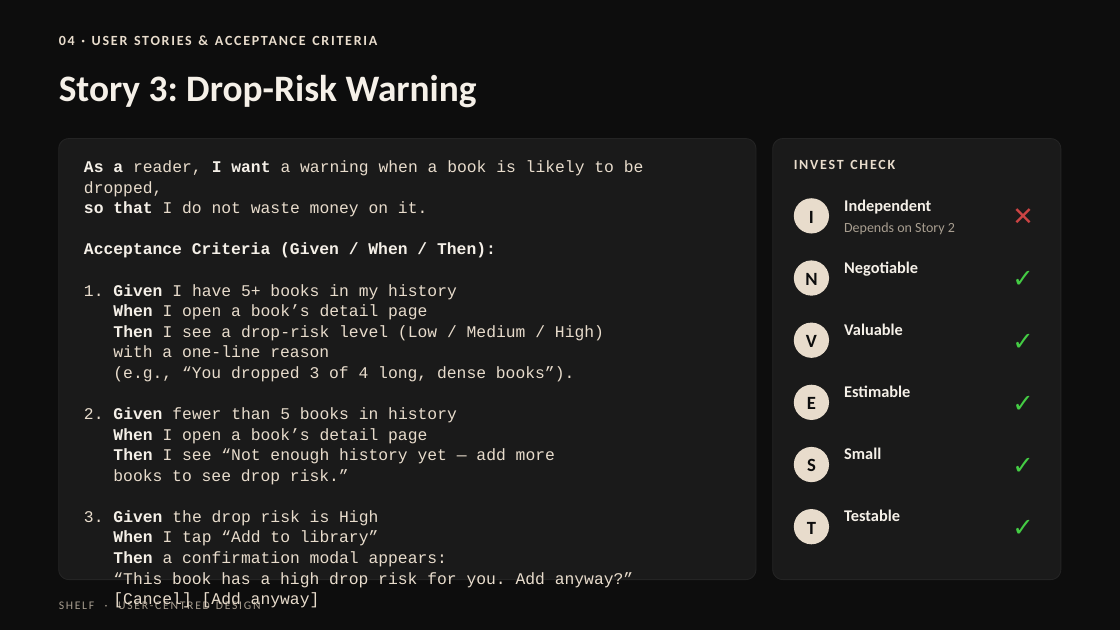
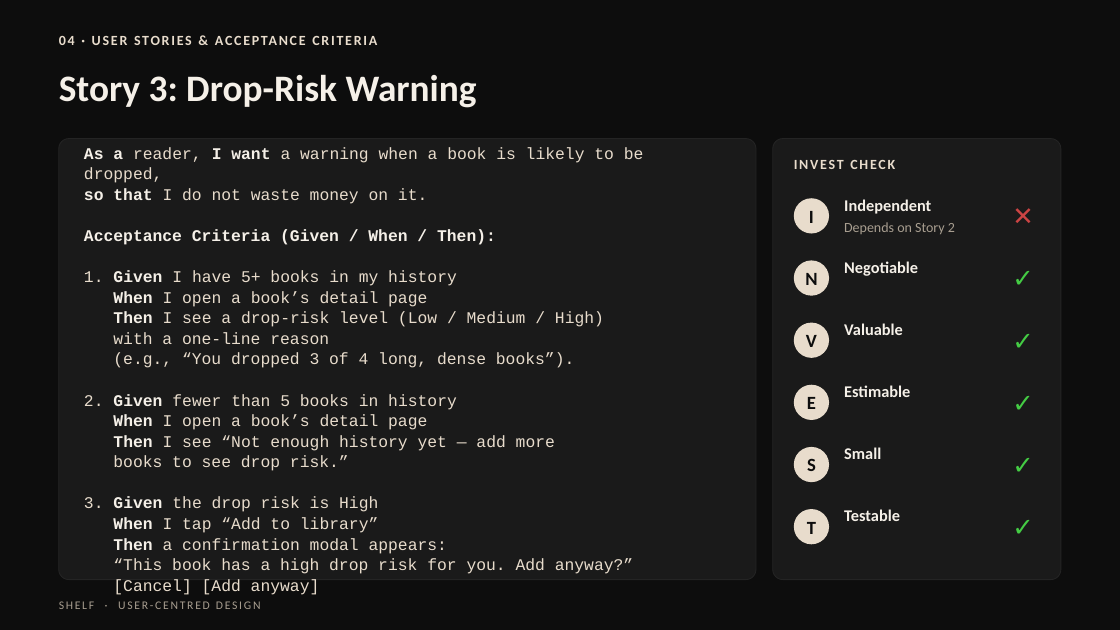
Before and after one commit to AnasElgamed8/shelf-ucd-presentation, a slide deck: slide 18 of Shelf_UCD_Presentation_FINAL.pptx. Drawn at 1120x630 pixels with LibreOffice and Linux fonts; fonts in the diff are those of the drawing. Boxes give left, top, right and bottom in pixels: in the first picture for what was removed or moved away, otherwise in the second. Text is boxed around its words. In the diff, an @@ line names an element or a change of style, - is before the commit and + after.

```diff
--- a/Shelf_UCD_Presentation_FINAL.pptx
+++ b/Shelf_UCD_Presentation_FINAL.pptx
@@ text "As a reader, I want ..." moved from (x1=84, y1=160, x2=644, y2=609) to (x1=84, y1=147, x2=644, y2=595) @@
```
Also in this commit, not shown: 3 other slides changed, 1 other file.
